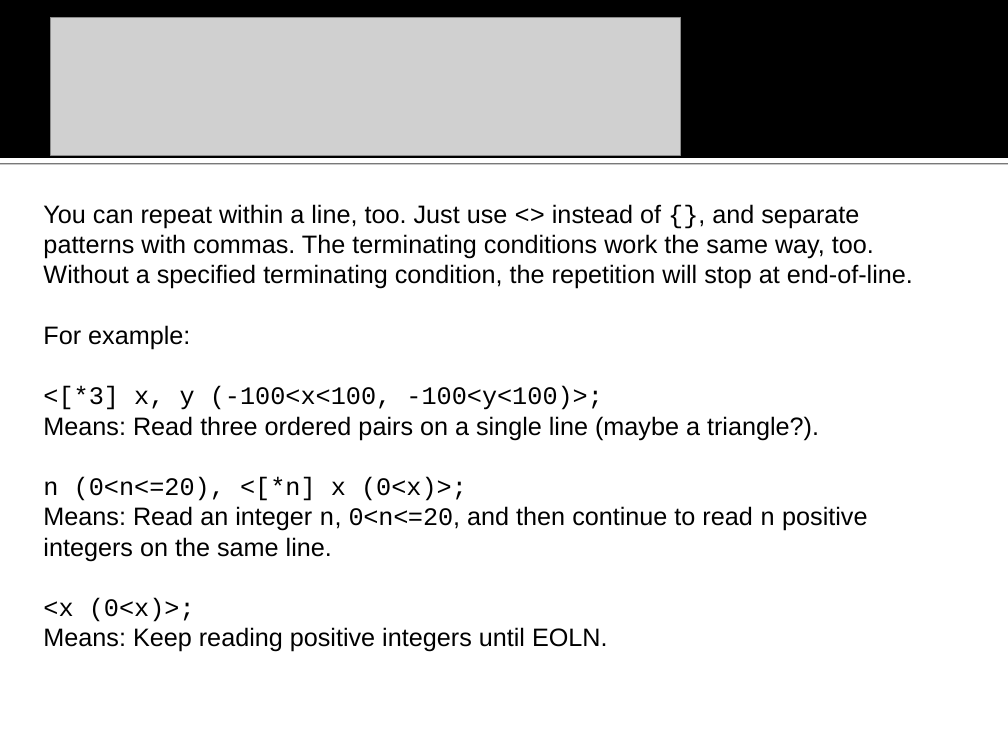
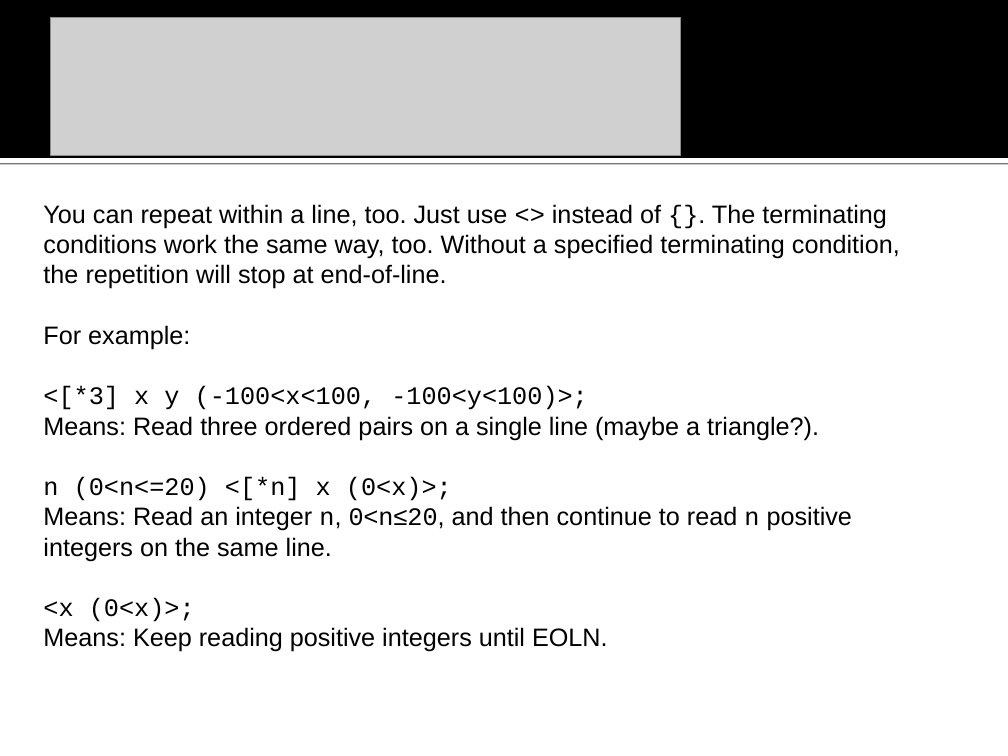
Before and after one commit to na-icpc/viva, a slide deck: slide 9 of Input Verifier/doc/VIVA vanbs Input Verification Assistant.ppt. Drawn at 1008x756 pixels with LibreOffice and Linux fonts; fonts in the diff are those of the drawing; grey boxes stand for pictures; background and template pictures are left out. Boxes give left, top, right and bottom in pixels: in the first picture for what was removed or moved away, otherwise in the second. Text is boxed around its words. In the diff, an @@ line names an element or a change of style, - is before the commit and + after.

```diff
--- a/Input Verifier/doc/VIVA vanbs Input Verification Assistant.ppt
+++ b/Input Verifier/doc/VIVA vanbs Input Verification Assistant.ppt
@@ text at <box>43,204,900,289</box>: text changed @@
-You can repeat within a line, too. Just use <> instead of {}, and separate patterns with commas. The terminating conditions work the same way, too. Without a specified terminating condition, the repetition will stop at end-of-line.
+You can repeat within a line, too. Just use <> instead of {}. The terminating conditions work the same way, too. Without a specified terminating condition, the repetition will stop at end-of-line.
@@ text at <box>43,386,588,410</box>: text changed @@
-<[*3] x, y (-100<x<100, -100<y<100)>;
+<[*3] x y (-100<x<100, -100<y<100)>;
@@ text at <box>43,477,852,561</box>: text changed @@
-n (0<n<=20), <[*n] x (0<x)>;
-Means: Read an integer n, 0<n<=20, and then continue to read n positive integers on the same line.
+n (0<n<=20) <[*n] x (0<x)>;
+Means: Read an integer n, 0<n≤20, and then continue to read n positive integers on the same line.
```
Also in this commit, not shown: 12 other slides changed, 17 slides added, 3 slides removed, 14 other files.
